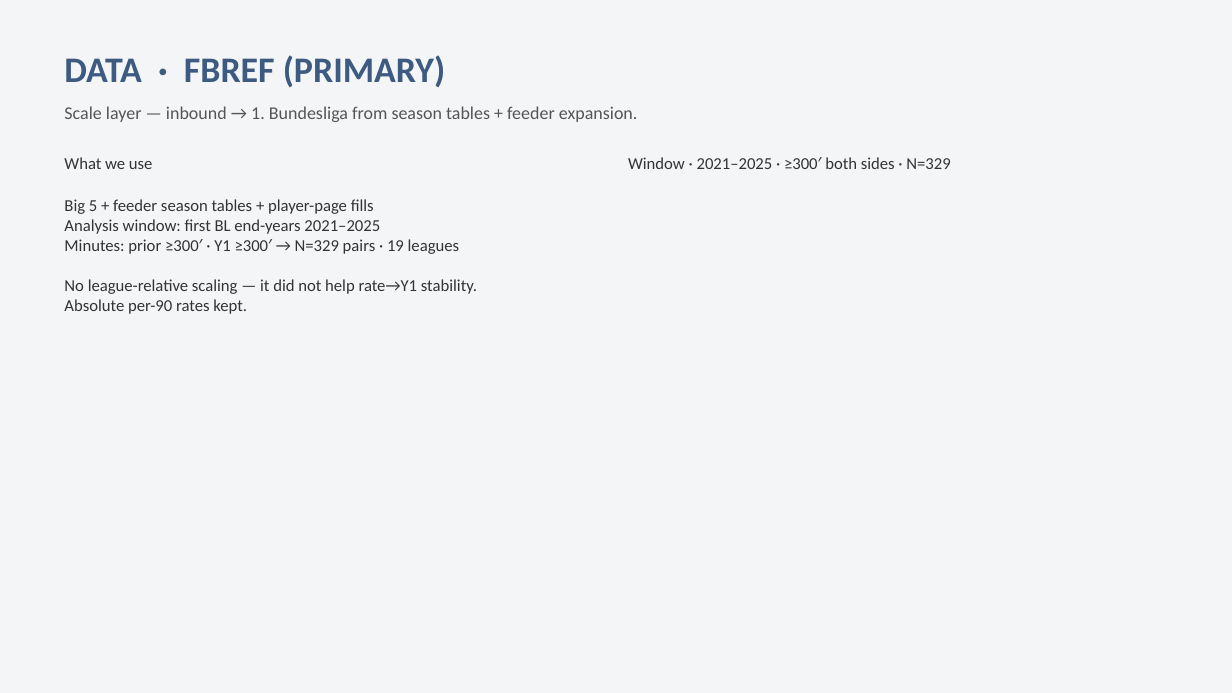
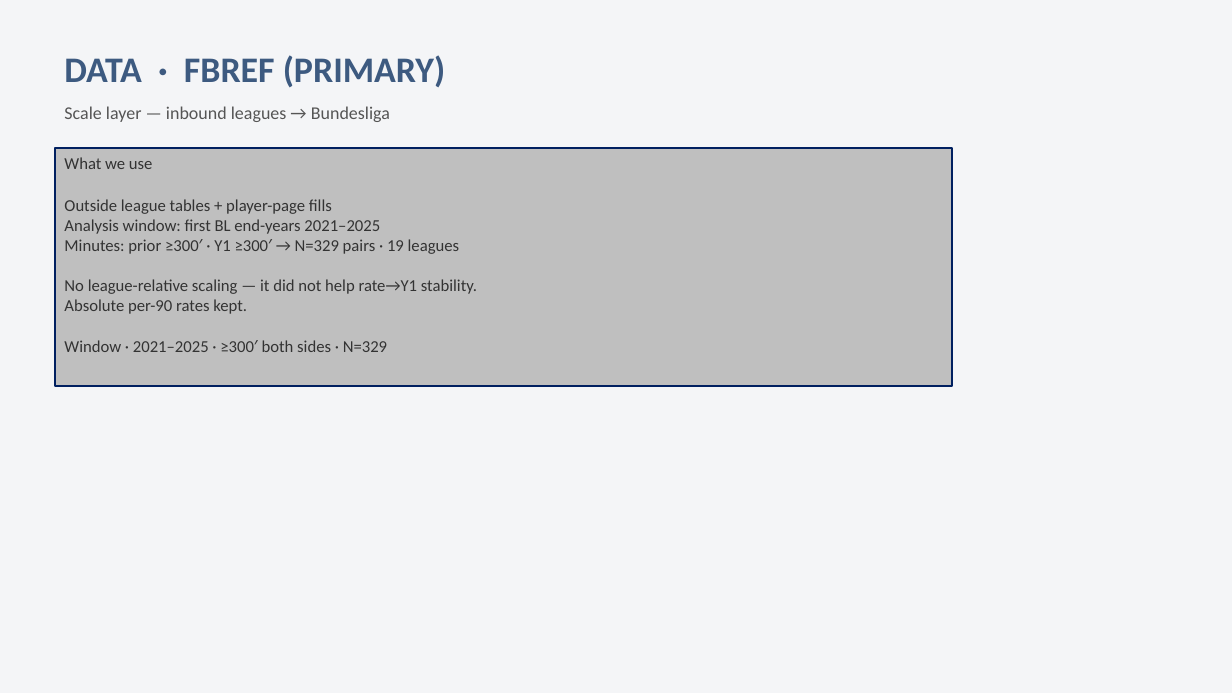
Before and after one commit to colbymorris08/bundesliga-transfer-traits, a slide deck: slide 5 of bundesliga_transfer_traits.pptx (slide 6 before the commit). Drawn at 1232x693 pixels with LibreOffice and Linux fonts; fonts in the diff are those of the drawing. Boxes give left, top, right and bottom in pixels: in the first picture for what was removed or moved away, otherwise in the second. Text is boxed around its words. In the diff, an @@ line names an element or a change of style, - is before the commit and + after.

```diff
--- a/bundesliga_transfer_traits.pptx
+++ b/bundesliga_transfer_traits.pptx
@@ text at [64, 106, 390, 122]: text changed @@
-Scale layer — inbound → 1. Bundesliga from season tables + feeder expansion.
+Scale layer — inbound leagues → Bundesliga
@@ rectangle "What we use": place and size @@
-rectangle "What we use" at [64, 157, 477, 314]
+rectangle "What we use" at [55, 148, 953, 386]
@@ rectangle "What we use" at [55, 148, 953, 386]: fill none to #BFBFBF; outline none to #002060 1.5 pt @@
@@ text removed at [628, 157, 950, 169] @@
-Window · 2021–2025 · ≥300′ both sides · N=329
@@ text in rectangle at [64, 199, 332, 214]: text changed @@
-Big 5 + feeder season tables + player-page fills
+Outside league tables + player-page fills
@@ text in rectangle at [64, 340, 387, 352]: paragraph added @@
+Window · 2021–2025 · ≥300′ both sides · N=329
```
Also in this commit, not shown: 19 other slides changed, 1 slide added, 2 slides removed.
